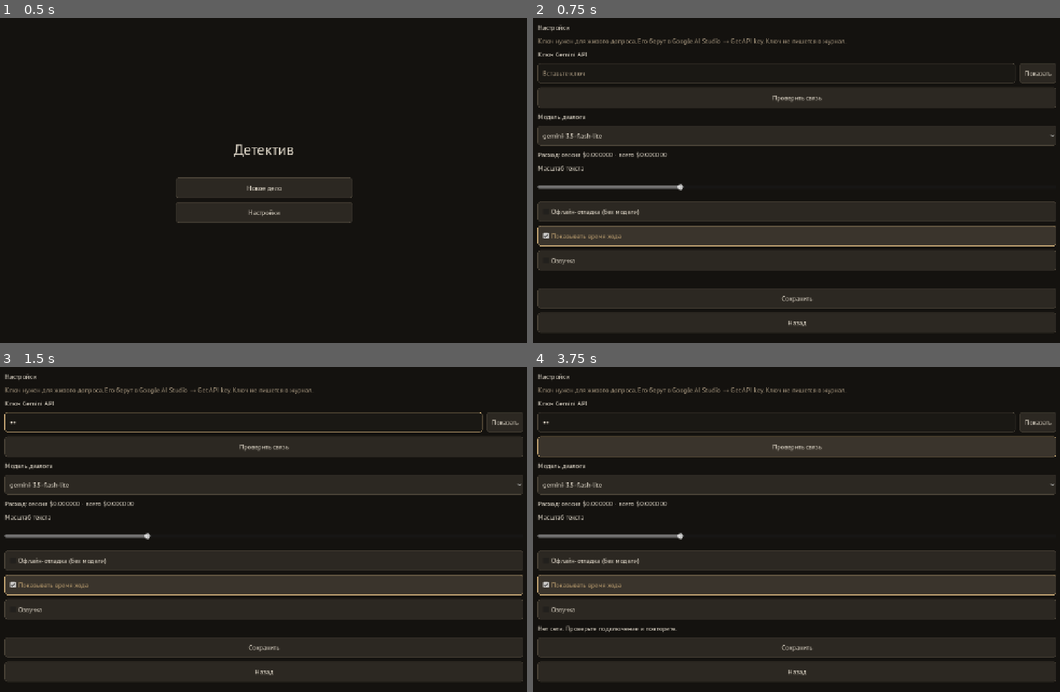
Above: before the commit, frames 1-4 (two rows, left to right).
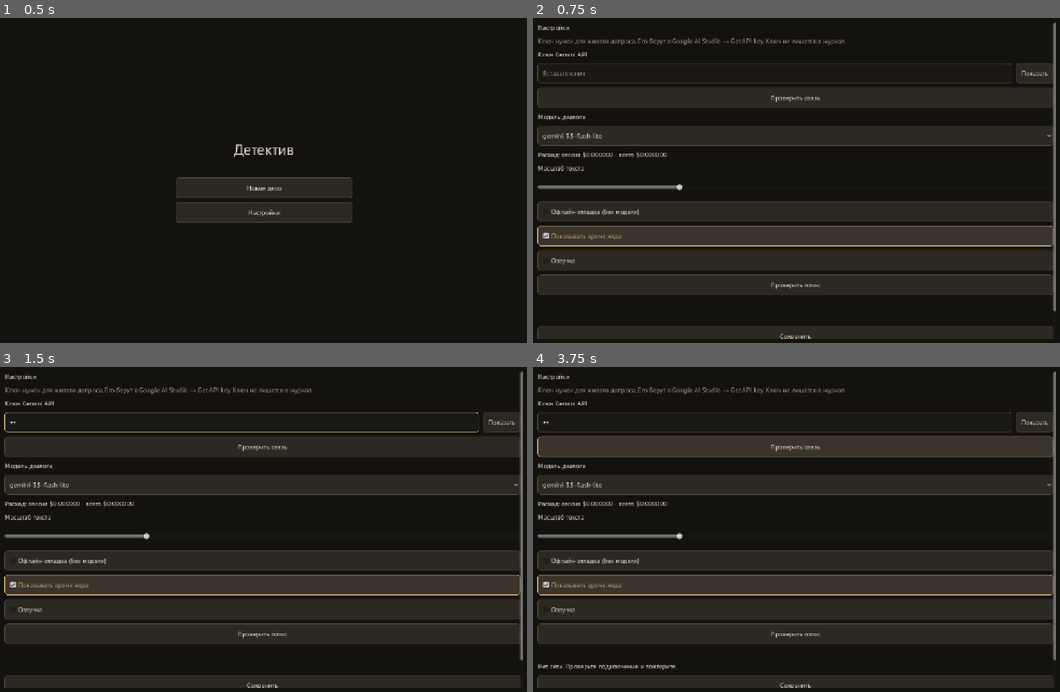
Above: after the commit, the same moments.

Repository: o5wtf/-
Game: Godot game, scene res://src/main.tscn
The game is run twice, just before and just after one commit, with the same random seed, the same clock (stepped at 60 frames per second) and the same inputs.
Inputs (mouse positions are in pixels of both pictures, inside the frame that each line leads up to):
- Up to frame 1 (0.5 s): no input
- Up to frame 2 (0.75 s): click "Новое дело" at 0.5 s
- Up to frame 3 (1.5 s): click (242, 422) at 1.27 s; type "12" at 1.35 s
- Up to frame 4 (3.75 s): click "Показать" at 2 s; click "Скрыть" at 2.75 s; click "Проверить связь" at 3.5 s

Frame 1 is identical in both runs. In frame 2, 1.7% of the frame differs, in the area x 0-100%, y 1-99%; in frame 3, 1.7%; in frame 4, 2.0%.

Commit message:
Показать системные голоса Android и не терять реплику, пока движок стартует.
В манифест APK добавляется запрос TTS_SERVICE. Пустой список голосов повторяется около 5 с, без русского берётся любой или голос по умолчанию. Кнопка «Проверить голос» показывает диагностику. Тест расхода больше не пишет в настоящий config.cfg.

Co-authored-by: o5wtf <o5wtf@users.noreply.github.com>

Diff:
--- a/project.godot
+++ b/project.godot
@@ -34,6 +34,10 @@
 ; SCREEN_SENSOR: альбомная и книжная ориентация (А§6).
 window/handheld/orientation=6
 
+[editor_plugins]
+
+enabled=PackedStringArray("res://addons/tts_query/plugin.cfg")
+
 [gui]
 
 theme/custom="res://ui/theme/main_theme.tres"
--- a/src/llm/spend_meter.gd
+++ b/src/llm/spend_meter.gd
@@ -4,7 +4,8 @@
 ## Цены за 1 млн токенов, USD, страница Google AI «Gemini API pricing» на 17 ноября 2026.
 ## Выход включает токены рассуждений. У gemini-3.6-flash до 31 декабря 2026 Introductory rate.
 
-const PATH := "user://config.cfg"
+## Подменяется в тестах, чтобы не писать расход в настоящий user://config.cfg.
+static var store_path: String = "user://config.cfg"
 
 
 static var session_usd: float = 0.0
@@ -29,7 +30,7 @@
 
 static func total_usd() -> float:
 	var file := ConfigFile.new()
-	if file.load(PATH) != OK:
+	if file.load(store_path) != OK:
 		return 0.0
 	return float(file.get_value("spend", "total_usd", 0.0))
 
@@ -59,7 +60,7 @@
 
 static func _add_total(cost: float) -> void:
 	var file := ConfigFile.new()
-	file.load(PATH)
+	file.load(store_path)
 	var total := float(file.get_value("spend", "total_usd", 0.0)) + cost
 	file.set_value("spend", "total_usd", total)
-	file.save(PATH)
+	file.save(store_path)
--- a/src/voice/speaker.gd
+++ b/src/voice/speaker.gd
@@ -3,10 +3,12 @@
 ## Сигнал is_speaking нужен будущему микрофону; самого микрофона здесь нет.
 
 signal is_speaking(active: bool)
+signal voice_error(kind: String)
 
 var backend: SpeechBackend
 var enabled: bool = false
 var speaking: bool = false
+var last_error: String = ""
 var listen_to_game: bool = true
 var queue: SpeechQueue = SpeechQueue.new()
 var _lengths: Dictionary = {}
@@ -36,6 +38,36 @@
 	enabled = value
 	if not enabled:
 		stop_and_clear()
+
+
+func speak_test() -> String:
+	stop_and_clear()
+	var text := "Проверка голоса."
+	_lengths["voice-test"] = text.length()
+	if backend != null:
+		await backend.speak("voice-test", text, "")
+	return voice_status_line()
+
+
+func voice_status_line() -> String:
+	var info := {}
+	if backend != null and backend.has_method("diagnostics"):
+		info = backend.call("diagnostics")
+	var feature := "yes" if bool(info.get("has_feature", false)) else "no"
+	var voice := str(info.get("voice_id", ""))
+	if voice == "":
+		voice = "-"
+	var err := str(info.get("error", ""))
+	if err == "":
+		err = "none"
+	last_error = "" if err == "none" else err
+	return "TEXT_TO_SPEECH %s · voices %d · russian %d · voice %s · error %s" % [
+		feature,
+		int(info.get("voices", 0)),
+		int(info.get("russian", 0)),
+		voice,
+		err,
+	]
 
 
 func speak_reply(agent_id: String, reply: String) -> void:
@@ -101,6 +133,9 @@
 
 
 func _on_started(line_id: String) -> void:
+	if last_error != "":
+		last_error = ""
+		voice_error.emit("")
 	print("voice start id=%s len=%d" % [line_id, int(_lengths.get(line_id, 0))])
 
 
@@ -114,6 +149,8 @@
 
 
 func _on_error(line_id: String, kind: String) -> void:
+	last_error = kind
+	voice_error.emit(kind)
 	print("voice error id=%s len=%d kind=%s" % [line_id, int(_lengths.get(line_id, 0)), kind])
 	if kind == "no_voice":
 		queue.stop()
--- a/src/voice/system_tts_backend.gd
+++ b/src/voice/system_tts_backend.gd
@@ -1,13 +1,27 @@
 class_name SystemTtsBackend
 extends SpeechBackend
-## Системный голос через DisplayServer.tts_speak. Сначала русский голос, иначе любой.
-## Если голосов нет, speak сообщает no_voice и не вызывает движок.
-
+## Системный голос через DisplayServer.tts_speak.
+## Список голосов читается в момент speak, а не на старте: на Android движок поднимается с задержкой.
+## Пустой список повторяется каждые 0.5 с около 5 с. Нет русского — берётся любой голос или пустой id.
+## no_voice только если за это время голоса так и не появились.
+
+
+const RETRY_INTERVAL_S := 0.5
+const RETRY_WINDOW_S := 5.0
 
 var driver: Object = null
+var retry_interval_s: float = RETRY_INTERVAL_S
+var retry_window_s: float = RETRY_WINDOW_S
+var last_error: String = ""
+var last_voice_id: String = ""
+var last_voice_count: int = 0
+var last_russian_count: int = 0
 var _utterances: Dictionary = {}
 var _next_utterance: int = 1
 var _active: int = 0
+var _generation: int = 0
+var _instant: bool = false
+var _clock_s: float = 0.0
 
 
 func _ready() -> void:
@@ -17,16 +31,38 @@
 
 
 func speak(line_id: String, text: String, voice_hint: String = "") -> void:
+	var token := _generation
 	var spoken := text.strip_edges()
 	if spoken == "":
-		speech_error.emit(line_id, "empty")
-		return
-	var voice := choose_voice(voice_hint, _voices("ru"), _voices(""))
-	if voice == "" and voice_hint.strip_edges() == "":
-		speech_error.emit(line_id, "no_voice")
-		return
-	if voice == "":
-		voice = voice_hint.strip_edges()
+		_fail(line_id, "empty")
+		return
+	var started := _now()
+	var russian: Array = []
+	var any_voices: Array = []
+	while true:
+		if token != _generation:
+			return
+		russian = _voices("ru")
+		any_voices = _voices("")
+		last_russian_count = russian.size()
+		last_voice_count = any_voices.size()
+		if not russian.is_empty() or not any_voices.is_empty():
+			break
+		if _now() - started >= retry_window_s:
+			break
+		if _instant:
+			_clock_s += retry_interval_s
+		else:
+			await get_tree().create_timer(retry_interval_s).timeout
+	if token != _generation:
+		return
+	if russian.is_empty() and any_voices.is_empty():
+		last_voice_id = ""
+		_fail(line_id, "no_voice")
+		return
+	var voice := choose_voice(voice_hint, russian, any_voices)
+	last_voice_id = voice
+	last_error = ""
 	var utterance := _next_utterance
 	_next_utterance += 1
 	_utterances[utterance] = line_id
@@ -35,9 +71,24 @@
 
 
 func stop() -> void:
+	_generation += 1
 	_active = 0
 	_utterances.clear()
-	driver.call("stop")
+	if driver != null:
+		driver.call("stop")
+
+
+func diagnostics() -> Dictionary:
+	var feature := false
+	if driver != null and driver.has_method("has_tts"):
+		feature = bool(driver.call("has_tts"))
+	return {
+		"has_feature": feature,
+		"voices": last_voice_count,
+		"russian": last_russian_count,
+		"voice_id": last_voice_id,
+		"error": last_error,
+	}
 
 
 func speaking() -> bool:
@@ -59,6 +110,17 @@
 	return ""
 
 
+func _fail(line_id: String, kind: String) -> void:
+	last_error = kind
+	speech_error.emit(line_id, kind)
+
+
+func _now() -> float:
+	if _instant:
+		return _clock_s
+	return Time.get_ticks_msec() / 1000.0
+
+
 func _voices(language: String) -> Array:
 	var listed: Variant = driver.call("voices", language)
 	if listed is Array:
@@ -81,7 +143,7 @@
 	_complete(utterance_id, true)
 
 
-func _complete(utterance_id: int, canceled: bool) -> void:
+func _complete(utterance_id: int, _canceled: bool) -> void:
 	var line_id := str(_utterances.get(utterance_id, ""))
 	if line_id == "":
 		return
@@ -142,6 +204,10 @@
 		DisplayServer.tts_stop()
 
 
+	func has_tts() -> bool:
+		return _available()
+
+
 	func bind(started: Callable, finished: Callable, canceled: Callable) -> void:
 		if not _available():
 			return
--- /dev/null
+++ b/src/voice/tts_manifest.gd
@@ -0,0 +1,7 @@
+class_name TtsManifest
+extends RefCounted
+## Запрос видимости сервиса TTS. На Android 11+ без него список голосов пустой.
+
+
+static func queries_xml() -> String:
+	return "<queries><intent><action android:name=\"android.intent.action.TTS_SERVICE\"/></intent></queries>"
--- a/tests/test_llm_timing.gd
+++ b/tests/test_llm_timing.gd
@@ -71,12 +71,18 @@
 	var flash_input := 0.75 if int(Time.get_date_dict_from_system()["year"]) < 2027 else 1.50
 	assert_true(absf(SpendMeter.cost_usd("gemini-3.6-flash", 1000000, 0, 0) - flash_input) < 0.000001)
 	assert_eq(SpendMeter.cost_usd("dialogue-model", 1000000, 0, 0), 0.0)
+	var previous_spend_path := SpendMeter.store_path
+	var spend_path := "user://spend-meter-test.cfg"
+	if FileAccess.file_exists(spend_path):
+		DirAccess.remove_absolute(spend_path)
+	SpendMeter.store_path = spend_path
 	var before_session := SpendMeter.session_usd
-	var before_total := SpendMeter.total_usd()
 	SpendMeter.note("gemini-3.5-flash-lite", 1000000, 0, 0)
 	assert_true(absf(SpendMeter.session_usd - before_session - 0.30) < 0.000001)
-	assert_true(absf(SpendMeter.total_usd() - before_total - 0.30) < 0.000001)
+	assert_true(absf(SpendMeter.total_usd() - 0.30) < 0.000001)
 	SpendMeter.session_usd = before_session
+	DirAccess.remove_absolute(spend_path)
+	SpendMeter.store_path = previous_spend_path
 	assert_true(load("res://tests/manual/turn_benchmark.gd") != null)
 	_assert_flash_model_migrates()
 
--- a/tests/test_speech.gd
+++ b/tests/test_speech.gd
@@ -53,6 +53,96 @@
 	assert_eq(SystemTtsBackend.choose_voice("", [], other), "en-1")
 	assert_eq(SystemTtsBackend.choose_voice("", [], []), "")
 	assert_eq(SystemTtsBackend.choose_voice("Анна", russian, other), "ru-1")
+
+
+func test_manifest_requests_tts_service() -> void:
+	var xml := TtsManifest.queries_xml()
+	assert_true(xml.contains("<queries>"))
+	assert_true(xml.contains("android.intent.action.TTS_SERVICE"))
+
+
+func test_empty_voices_are_retried_then_russian_is_used() -> void:
+	var driver := ScriptedTts.new()
+	driver.voices_plan = func(language: String, call_index: int) -> Array:
+		if call_index < 5:
+			return []
+		if language == "ru":
+			return [{"id": "ru-1", "name": "Анна", "language": "ru"}]
+		return [{"id": "ru-1", "language": "ru"}, {"id": "en-1", "language": "en"}]
+	var backend := _backend(driver)
+	var errors: Array[String] = []
+	backend.speech_error.connect(func(_id: String, kind: String) -> void: errors.append(kind))
+	await backend.speak("line", "Проверка.", "")
+	assert_true(errors.is_empty())
+	assert_eq(driver.spoken, ["ru-1"])
+	assert_true(driver.voice_calls > 2)
+	assert_eq(backend.last_russian_count, 1)
+	backend.free()
+
+
+func test_missing_russian_uses_any_voice_without_waiting() -> void:
+	var driver := ScriptedTts.new()
+	driver.voices_plan = func(language: String, _call_index: int) -> Array:
+		if language == "ru":
+			return []
+		return [{"id": "en-1", "name": "Anna", "language": "en"}]
+	var backend := _backend(driver)
+	await backend.speak("line", "Проверка.", "")
+	assert_eq(driver.spoken, ["en-1"])
+	assert_eq(backend.last_error, "")
+	assert_true(driver.voice_calls == 2)
+	backend.free()
+
+
+func test_blank_voice_id_is_still_spoken() -> void:
+	var driver := ScriptedTts.new()
+	driver.voices_plan = func(language: String, _call_index: int) -> Array:
+		if language == "ru":
+			return []
+		return [{"id": "", "name": "Default", "language": "en"}]
+	var backend := _backend(driver)
+	await backend.speak("line", "Проверка.", "")
+	assert_eq(driver.spoken, [""])
+	assert_eq(backend.last_error, "")
+	backend.free()
+
+
+func test_no_voice_only_after_the_retry_window() -> void:
+	var driver := ScriptedTts.new()
+	driver.voices_plan = func(_language: String, _call_index: int) -> Array:
+		return []
+	var backend := _backend(driver)
+	var errors: Array[String] = []
+	backend.speech_error.connect(func(_id: String, kind: String) -> void: errors.append(kind))
+	await backend.speak("line", "Проверка.", "")
+	assert_eq(errors, ["no_voice"])
+	assert_true(driver.spoken.is_empty())
+	assert_true(backend._clock_s >= SystemTtsBackend.RETRY_WINDOW_S)
+	assert_eq(backend.diagnostics()["voices"], 0)
+	assert_eq(backend.diagnostics()["error"], "no_voice")
+	backend.free()
+
+
+func test_startup_does_not_cache_an_empty_voice_list() -> void:
+	var driver := ScriptedTts.new()
+	driver.voices_plan = func(_language: String, _call_index: int) -> Array:
+		return [{"id": "ru-1", "language": "ru"}]
+	var backend := SystemTtsBackend.new()
+	backend.driver = driver
+	backend._instant = true
+	(Engine.get_main_loop() as SceneTree).root.add_child(backend)
+	assert_eq(driver.voice_calls, 0)
+	await backend.speak("line", "Проверка.", "")
+	assert_true(driver.voice_calls >= 2)
+	backend.free()
+
+
+func _backend(driver: ScriptedTts) -> SystemTtsBackend:
+	var backend := SystemTtsBackend.new()
+	backend.driver = driver
+	backend._instant = true
+	(Engine.get_main_loop() as SceneTree).root.add_child(backend)
+	return backend
 
 
 func test_speaker_queues_without_interrupting_and_stop_clears() -> void:
@@ -89,6 +179,33 @@
 	assert_false(states[states.size() - 1])
 
 
+class ScriptedTts:
+	extends RefCounted
+
+	var voices_plan: Callable
+	var voice_calls: int = 0
+	var spoken: Array[String] = []
+
+	func voices(language: String) -> Array:
+		voice_calls += 1
+		var listed: Variant = voices_plan.call(language, voice_calls)
+		if listed is Array:
+			return listed
+		return []
+
+	func speak(_text: String, voice_id: String, _utterance_id: int) -> void:
+		spoken.append(voice_id)
+
+	func stop() -> void:
+		pass
+
+	func bind(_started: Callable, _finished: Callable, _canceled: Callable) -> void:
+		pass
+
+	func has_tts() -> bool:
+		return true
+
+
 class FakeBackend:
 	extends SpeechBackend
 
--- a/tests/test_ui_smoke.gd
+++ b/tests/test_ui_smoke.gd
@@ -3,10 +3,10 @@
 const SCENES := {
 	"res://src/main.tscn": ["NewCaseButton", "ContinueButton", "RestartButton", "SettingsButton"],
 	"res://ui/screens/main_menu.tscn": ["NewCaseButton", "ContinueButton", "RestartButton", "SettingsButton"],
-	"res://ui/screens/settings.tscn": ["KeyField", "ShowKeyButton", "TestConnectionButton", "ModelField", "ScaleSlider", "MockCheck", "TimingDebug", "VoiceEnabled", "SaveButton", "BackButton"],
+	"res://ui/screens/settings.tscn": ["KeyField", "ShowKeyButton", "TestConnectionButton", "ModelField", "ScaleSlider", "MockCheck", "TimingDebug", "VoiceEnabled", "VoiceCheckButton", "VoiceStatusLabel", "SaveButton", "BackButton"],
 	"res://ui/screens/briefing.tscn": ["TitleLabel", "BriefingLabel", "StartButton"],
 	"res://ui/screens/suspects.tscn": ["List"],
-	"res://ui/screens/interrogation.tscn": ["SendButton", "PromptField", "EvidenceButton", "NotebookButton", "ContradictionButton", "HintYesButton", "RetryButton", "TurnTimingLabel", "StopSpeechButton"],
+	"res://ui/screens/interrogation.tscn": ["SendButton", "PromptField", "EvidenceButton", "NotebookButton", "ContradictionButton", "HintYesButton", "RetryButton", "TurnTimingLabel", "StopSpeechButton", "VoiceErrorLabel"],
 	"res://ui/screens/notebook.tscn": ["FilterButton", "CheckButton"],
 	"res://ui/screens/evidence_board.tscn": ["Grid", "PresentButton"],
 	"res://ui/screens/accusation.tscn": ["KillerOption", "MotiveOption", "MethodOption", "AccuseButton", "BackButton", "TimelineLabel"],
--- a/ui/screens/interrogation.gd
+++ b/ui/screens/interrogation.gd
@@ -15,6 +15,7 @@
 var _hint_label: Label
 var _thinking: Label
 var _timing: Label
+var _voice_error: Label
 var _error: Label
 var _retry: Button
 var _busy: bool = false
@@ -51,6 +52,10 @@
 	_timing.add_theme_color_override("font_color", NoirTheme.MUTED)
 	_timing.visible = false
 	column.add_child(_timing)
+	_voice_error = UiWidgets.label("", "VoiceErrorLabel")
+	_voice_error.add_theme_color_override("font_color", NoirTheme.GOLD)
+	_voice_error.visible = false
+	column.add_child(_voice_error)
 	_error = UiWidgets.label("", "ErrorLabel")
 	_error.add_theme_color_override("font_color", NoirTheme.GOLD)
 	_error.visible = false
@@ -95,11 +100,21 @@
 	var stop_speech := UiWidgets.button(UiStrings.STOP_SPEECH, "StopSpeechButton")
 	stop_speech.pressed.connect(func() -> void: Speaker.stop_and_clear())
 	tools.add_child(stop_speech)
+	if Speaker.last_error != "":
+		_show_voice_error(Speaker.last_error)
+	if not Speaker.voice_error.is_connected(_show_voice_error):
+		Speaker.voice_error.connect(_show_voice_error)
 	if not Game.agent_replied.is_connected(_on_replied):
 		Game.agent_replied.connect(_on_replied)
 		Game.events.connect(_on_events)
 		Game.llm_error.connect(_on_error)
 		Game.busy_changed.connect(_on_busy)
+
+
+func _show_voice_error(kind: String) -> void:
+	var text := kind.strip_edges()
+	_voice_error.text = "" if text == "" else "Голос: %s" % text
+	_voice_error.visible = text != ""
 
 
 func _notification(what: int) -> void:
--- a/ui/screens/settings.gd
+++ b/ui/screens/settings.gd
@@ -13,6 +13,8 @@
 var _mock: CheckBox
 var _timing: CheckBox
 var _voice: CheckBox
+var _voice_status: Label
+var _voice_busy: bool = false
 var _status: Label
 var _show: Button
 var _testing: bool = false
@@ -90,6 +92,13 @@
 	_voice.custom_minimum_size = Vector2(0, 48)
 	_voice.toggled.connect(_on_voice_toggled)
 	scroll_box.add_child(_voice)
+	var voice_check := UiWidgets.button(UiStrings.VOICE_CHECK, "VoiceCheckButton")
+	voice_check.pressed.connect(_check_voice)
+	scroll_box.add_child(voice_check)
+	_voice_status = UiWidgets.label("", "VoiceStatusLabel")
+	_voice_status.autowrap_mode = TextServer.AUTOWRAP_WORD_SMART
+	_voice_status.add_theme_color_override("font_color", NoirTheme.MUTED)
+	scroll_box.add_child(_voice_status)
 	_status = UiWidgets.label("", "StatusLabel")
 	scroll_box.add_child(_status)
 	var save := UiWidgets.button(UiStrings.SAVE, "SaveButton")
@@ -190,6 +199,16 @@
 	}
 
 
+func _check_voice() -> void:
+	if _voice_busy:
+		return
+	_voice_busy = true
+	_voice_status.text = UiStrings.CHECKING
+	var line: String = await Speaker.speak_test()
+	_voice_status.text = line
+	_voice_busy = false
+
+
 func _on_voice_toggled(pressed: bool) -> void:
 	if _loading:
 		return
--- a/ui/strings.gd
+++ b/ui/strings.gd
@@ -26,6 +26,7 @@
 const MODEL_LABEL := "Модель диалога"
 const TIMING_DEBUG := "Показывать время хода"
 const VOICE_ENABLED := "Озвучка"
+const VOICE_CHECK := "Проверить голос"
 const STOP_SPEECH := "Стоп"
 const SPEND_LABEL := "Расход"
 const SCALE_LABEL := "Масштаб текста"
Not shown, added: addons/tts_query/export_plugin.gd
Not shown, added: addons/tts_query/export_plugin.gd.uid
Not shown, added: addons/tts_query/plugin.cfg
Not shown, added: addons/tts_query/plugin.gd
Not shown, added: addons/tts_query/plugin.gd.uid
Not shown, changed: export_presets.cfg
Not shown, added: src/voice/tts_manifest.gd.uid
Not shown, changed: docs/ARCHITECTURE.md
